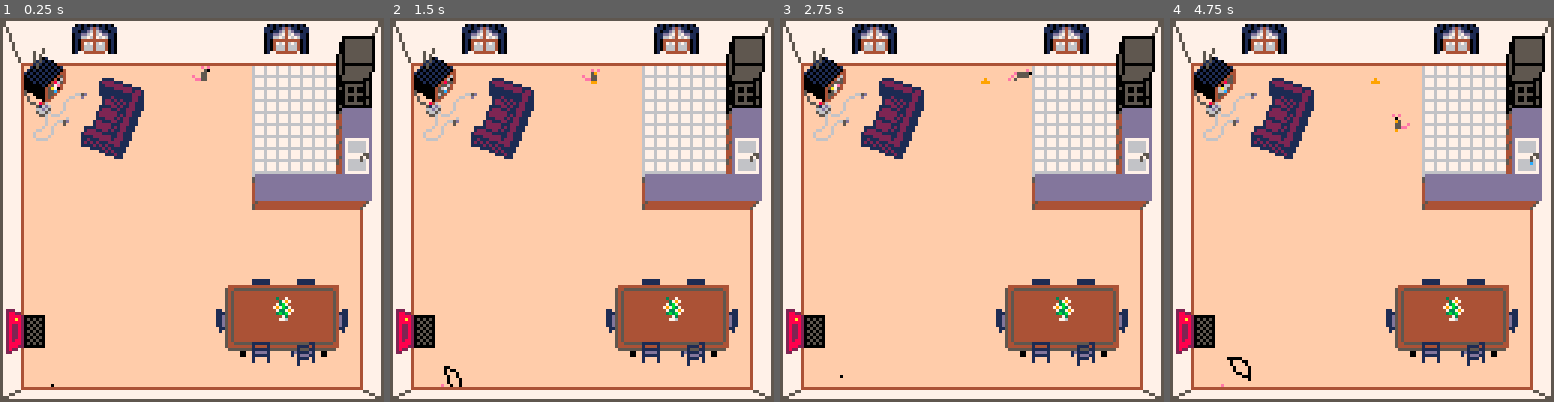
Above: before the commit, frames 1-4 (left to right).
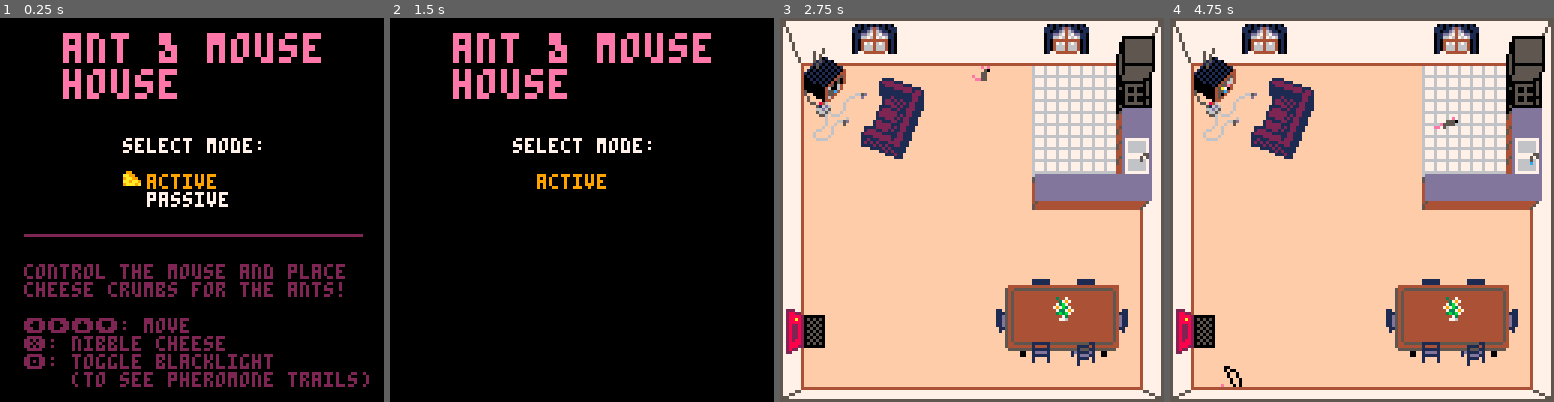
Above: after the commit, the same moments.

Repository: colececil/ant-n-mouse-house
Game: PICO-8 cartridge ant_simulator_2026.p8
Same seed, same stepped clock (60 frames per second), same inputs: the game is played once before the commit and once after it.
Inputs:
- Up to frame 1 (0.25 s): no input
- Up to frame 2 (1.5 s): tap X (X key) at 0.33, 1.07 s; tap O (Z key) at 0.7 s
- Up to frame 3 (2.75 s): hold Right 1.6-2.1 s; tap O (Z key) at 1.7, 2.1, 2.5 s; tap X (X key) at 1.85 s; hold Up 2.15-2.42 s; hold Right from 2.47 s (still down)
- Up to frame 4 (4.75 s): tap O (Z key) every 0.4 s from 2.9 to 4.5 s; tap X (X key) at 2.97, 4.08 s; release Right at 3.03 s; hold Left 3.08-3.58 s; hold Down 3.63-3.97 s; hold Right 4.02-4.68 s; hold Up from 4.73 s (still down)

The runs differ from the first frame. In frame 1, 98% of the frame differs, in the area x 0-100%, y 0-100%; in frame 2, 98%; in frame 3, 0.3%; in frame 4, 0.5%.

Commit message:
Add menu

Diff:
--- a/ant_simulator_2026.p8
+++ b/ant_simulator_2026.p8
@@ -6,8 +6,15 @@
 
 debug = false
 debug_was_on = false
+is_menu = true
 last_frame_time = 0
 delta_t = 0
+
+selected_mode = "active"
+menu_cursor = {}
+menu_cursor_visible_time = .4
+menu_cursor_cycle_time = .8
+
 mouse = nil
 ants = {}
 foods = {}
@@ -18,6 +25,11 @@
 ant_entry_interval = 5
 
 function _init()
+ poke(0x5f36, 64)
+
+ menu_cursor.active = true
+ menu_cursor.elapsed_time = 0
+
  init_ant_hole_pos()
  init_mouse()
  init_tv()
@@ -29,6 +41,69 @@
    last_frame_time
  last_frame_time = time()
 
+ if is_menu then
+  update_menu()
+ else
+  update_game()
+ end
+end
+
+function _draw()
+ if is_menu then
+  draw_menu()
+ else
+  draw_game()
+ end
+end
+
+function update_menu()
+ if selected_mode == "active"
+   then
+  menu_cursor.pos = {
+   x = 41,
+   y = 52
+  }
+ else
+  menu_cursor.pos = {
+   x = 41,
+   y = 58
+  }
+ end
+
+ menu_cursor.elapsed_time +=
+   delta_t
+ if menu_cursor.elapsed_time >
+   menu_cursor_cycle_time then
+  menu_cursor.elapsed_time = 0
+ end
+
+ if menu_cursor.active then
+  if btnp(⬆️) then
+   selected_mode = "active"
+   menu_cursor.elapsed_time = 0
+  end
+  if btnp(⬇️) then
+   selected_mode = "passive"
+   menu_cursor.elapsed_time = 0
+  end
+
+  if btnp(❎) then
+   menu_cursor.active = false
+   menu_cursor.elapsed_time = 0
+   menu_cursor.submit_time = 0
+  end
+ else
+  menu_cursor.submit_time +=
+    delta_t
+  if menu_cursor.submit_time >
+    3 * menu_cursor_cycle_time
+    then
+   is_menu = false
+  end
+ end
+end
+
+function update_game()
  if btnp(🅾️) then
   debug = not debug
   if debug then
@@ -103,7 +178,74 @@
  update_faucet()
 end
 
-function _draw()
+function draw_menu()
+ cls(0)
+	palt(0, true)
+	palt(15, true)
+
+	color(14)
+	print("\^w\^tant & mouse" ..
+	  "\nhouse", 21, 5)
+ color(7)
+	print("select mode:\n", 41, 40)
+
+ local cursor_visible =
+   menu_cursor.elapsed_time <=
+   menu_cursor_visible_time
+ if cursor_visible and
+   menu_cursor.active	then
+	 spr(16, menu_cursor.pos.x - 1,
+	   menu_cursor.pos.y - 2, 1, 1,
+	   true)
+	end
+
+	if menu_cursor.active or
+	  (selected_mode == "active"
+	  and cursor_visible) then
+	 local clr = 7
+	 if selected_mode == "active"
+	   then
+	  clr = 9
+	 end
+	 print("  active", 41, 52, clr)
+	end
+	if menu_cursor.active or
+	  (selected_mode == "passive"
+	  and cursor_visible) then
+	 local clr = 7
+	 if selected_mode == "passive"
+	   then
+	  clr = 9
+	 end
+	 print("  passive", 41, 58,
+	   clr)
+	end
+
+	if menu_cursor.active then
+  color(2)
+  line(8, 72, 120, 72)
+  if selected_mode == "active"
+    then
+   print("control the mouse " ..
+     "and place", 8, 82)
+   print("cheese crumbs for " ..
+     "the ants!\n")
+   print("⬅️➡️⬆️⬇️: move")
+   print("❎: nibble " ..
+     "cheese")
+  else
+   print("the mouse is " ..
+     "controlled", 8, 82)
+   print("automatically. " ..
+     "sit back and")
+   print("enjoy the show!\n")
+  end
+  print("🅾️: toggle blacklight")
+  print("    (to see pheromone trails)")
+	end
+end
+
+function draw_game()
 	cls(15)
 	palt(0, false)
 	palt(15, true)
